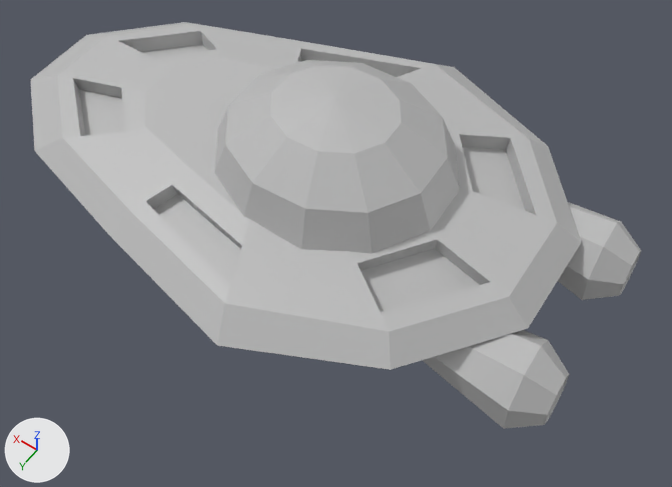
Two versions of the FBX model Unity/Smup-game/Assets/Models/Players/playerUFO.fbx, one commit apart.
Before and after are seen from a 50 mm lens placed at (-4.11, 5.03, 7.93), pointed at (-0.59, 0.1, 0.19). Every picture has the same lights, and +X, +Y and +Z are marked at lower left. Where no turn or scale is listed for an object, it has been applied to the vertices.

The older version as bpy lines, for what is in view:
```python
mat_lambert1 = principled_material('lambert1')
mat_lambert1.base_color = (0.5, 0.5, 0.5)  # grey #bcbcbc
me_mesh = bpy.data.meshes.new('Mesh')
me_mesh.from_pydata(...)  # 196 vertices, 206 faces; spans x -3.42..3.12, y -2.37..1.94, z -0.88..1.07
me_mesh.materials.append(mat_lambert1)  # grey #bcbcbc
ob_pasted__psphere2 = bpy.data.objects.new('pasted__pSphere2', me_mesh)
ob_pasted__psphere2.location = (0.024, 0.191, 1.044)
```
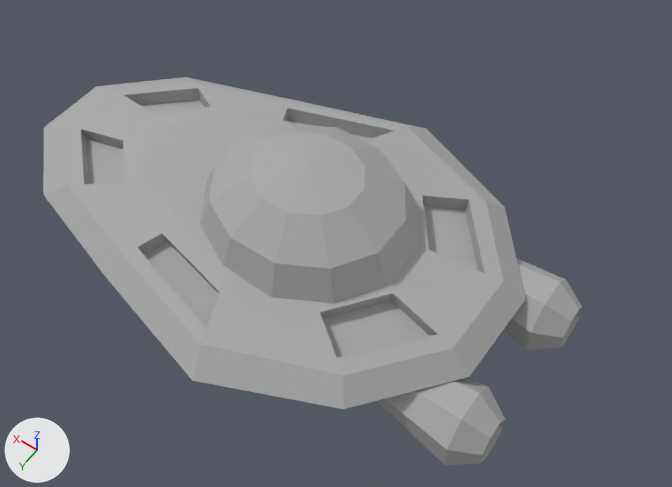
Where the newer file only moved an object's origin or applied its transform, the numbers keep the older frame.

Diff of the bpy script that builds the scene:
```diff
--- a/Unity/Smup-game/Assets/Models/Players/playerUFO.fbx.py
+++ b/Unity/Smup-game/Assets/Models/Players/playerUFO.fbx.py
@@ mat_lambert1 @@
 mat_lambert1 = principled_material('lambert1')
-mat_lambert1.base_color = (0.5, 0.5, 0.5)  # grey #bcbcbc
+mat_lambert1.base_color = (0.4, 0.4, 0.4)  # grey #aaaaaa
+mat_lambert1.roughness = 0.896
@@ me_mesh @@
 me_mesh.from_pydata(...)  # 196 vertices, 206 faces; spans x -3.42..3.12, y -2.37..1.94, z -0.88..1.07
 # used by ob_pasted__psphere2; location = (0.024, 0.191, 1.044)
+# me_mesh part 1: the loose piece of 37 vertices spanning x -1.75..0.71, y -1.32..0.9, z 0.25..1.07 is turned -2.7 degrees about the z axis through its middle, then moved by (0.38, -0.03, -1.14)
+# me_mesh part 2: the loose piece of 108 vertices spanning x -2.91..3.12, y -2.37..1.94, z -0.43..0.3 is turned -2.7 degrees about the z axis through its middle, then moved by (0.38, -0.06, -1.14)
+# me_mesh part 3: the loose piece of 26 vertices spanning x -3.36..-1.48, y -1.6..-0.77, z -0.88..-0.05 is turned -2.7 degrees about the z axis through its middle, then moved by (0.33, 0.06, -1.14)
+# me_mesh part 4: the loose piece of 25 vertices spanning x -3.42..-1.54, y 0.06..0.89, z -0.88..-0.05 is turned -2.7 degrees about the z axis through its middle, then moved by (0.41, 0.06, -1.14)
 me_mesh.materials.append(mat_lambert1)
```

Where the change shows, as pixel boxes (x1, y1, x2, y2) in the pictures (672 x 487 px; the box of a moved part takes in the faces that stretch with it):
'pasted__pSphere2', recoloured, surface changed, reshaped (11% narrower): before (31, 22, 641, 429); after (43, 77, 583, 465)
part 1 of me_mesh, moved or reshaped: before (214, 60, 460, 254); after (200, 123, 418, 304)
part 2 of me_mesh, moved or reshaped: before (31, 22, 581, 370); after (43, 77, 526, 409)
part 3 of me_mesh, moved or reshaped: before (558, 202, 641, 300); after (504, 258, 583, 350)
part 4 of me_mesh, moved or reshaped: before (422, 330, 569, 429); after (377, 377, 505, 465)
